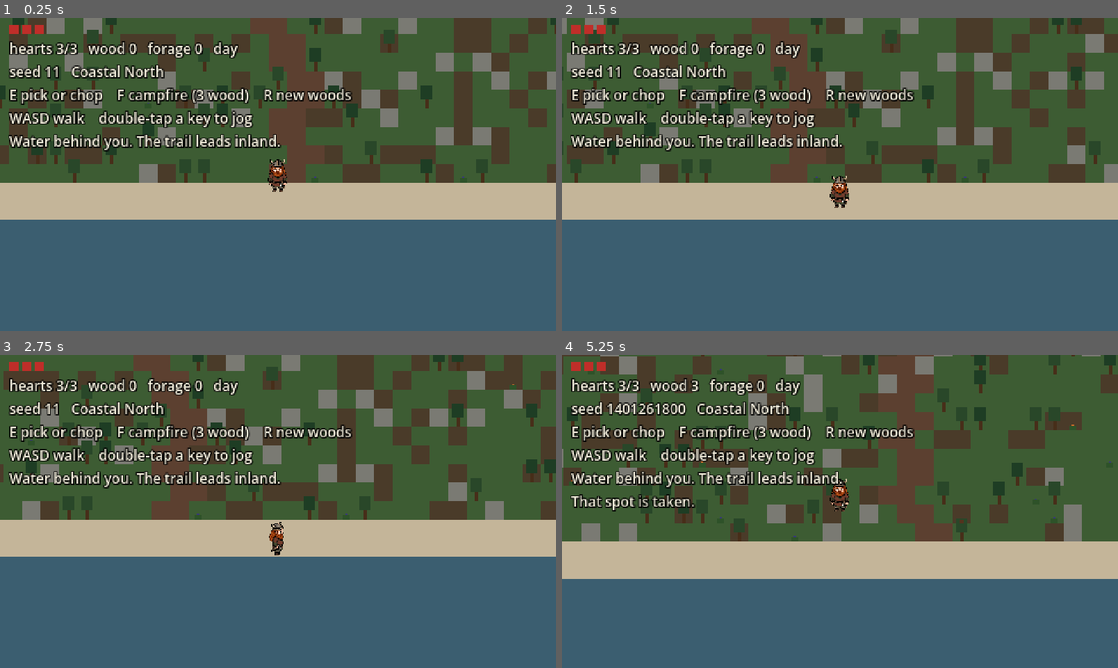
Above: before the commit, frames 1-4 (two rows, left to right).
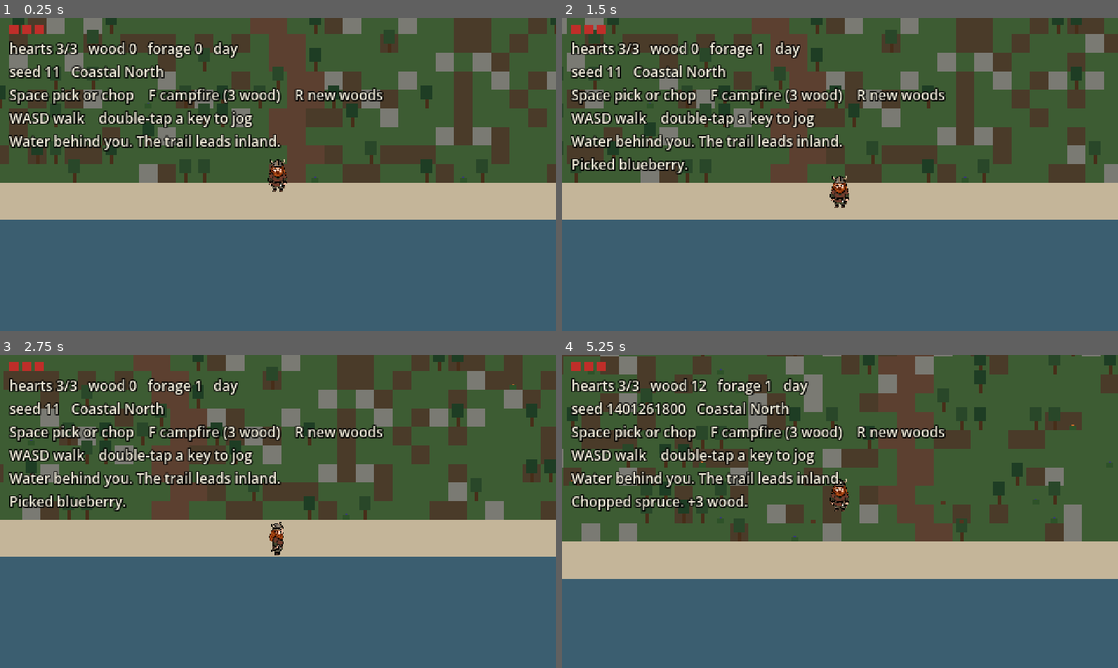
Above: after the commit, the same moments.

Repository: sam-dev-site/leif-in-the-wind
Game: Godot game, scene res://world/world.tscn
Same seed, same stepped clock (60 frames per second), same inputs: the game is played once before the commit and once after it.
Inputs:
- Up to frame 1 (0.25 s): no input
- Up to frame 2 (1.5 s): tap Enter at 0.5 s; hold D 0.53-1.28 s; tap E at 0.6 s; tap Space at 0.77, 0.8, 1.07, 1.35 s; hold S from 1.28 s (still down)
- Up to frame 3 (2.75 s): tap Space at 1.52, 1.82, 2, 2.3 s; tap E at 1.55, 2.1 s; release S at 2.03 s; hold D from 2.03 s (still down)
- Up to frame 4 (5.25 s): release D at 2.78 s; hold W 2.78-3.53 s; tap R at 2.85 s; tap Space at 3.02, 3.32, 3.77, 3.8, 4.07, 4.52, 4.82, 5.1 s; tap E at 3.05, 4.35 s; hold A 3.53-5.03 s; tap F at 3.6 s; hold S from 5.03 s (still down)

The runs differ from the first frame. In frame 1, 2.0% of the frame differs, in the area x 1-69%, y 22-28%; in frame 2, 2.7%; in frame 3, 2.7%; in frame 4, 3.6%, in the area x 1-69%, y 7-54%.

Commit message:
Use Space to pick and chop. F still lights the fire.
The owner asked for Space as the gather and wood button while playing.

Co-authored-by: sam-dev-site <sam-dev-site@users.noreply.github.com>

Diff:
--- a/game/tests/run.gd
+++ b/game/tests/run.gd
@@ -151,7 +151,7 @@
 
 
 func _test_facing_gates_the_tile_in_front() -> void:
-	print("E uses the tile in front")
+	print("Space uses the tile in front")
 	var interact := Interact.new()
 	var tile := float(ChunkGenerator.TILE)
 	var origin := Vector2((4.0 + 0.5) * tile, (6.0 + 0.5) * tile)
@@ -376,7 +376,7 @@
 	_expect(text.contains("wood 3"), "wood count is on the hud")
 	_expect(text.contains("forage 2"), "forage count is on the hud")
 	_expect(text.contains("night"), "the phase is on the hud")
-	_expect(text.contains("E pick or chop"), "pick and chop are labeled")
+	_expect(text.contains("Space pick or chop"), "pick and chop are labeled")
 	_expect(text.contains("F campfire"), "the campfire key is labeled")
 	_expect(text.contains("Campfire lit."), "the last action is on the hud")
 	_expect(supplies.hearts == 3, "the hud line does not spend hearts")
--- a/game/world/hud.gd
+++ b/game/world/hud.gd
@@ -27,7 +27,7 @@
 	var lines := (
 		"hearts %d/%d   wood %d   forage %d   %s\n"
 		+ "seed %d   %s\n"
-		+ "E pick or chop    F campfire (%d wood)    R new woods\n"
+		+ "Space pick or chop    F campfire (%d wood)    R new woods\n"
 		+ "WASD walk    double-tap a key to jog\n"
 		+ "Water behind you. The trail leads inland."
 	) % [
@@ -55,6 +55,7 @@
 	_shadow.autowrap_mode = TextServer.AUTOWRAP_WORD
 	_shadow.size = Vector2(464, 140)
 	_shadow.mouse_filter = Control.MOUSE_FILTER_IGNORE
+	_shadow.focus_mode = Control.FOCUS_NONE
 	add_child(_shadow)
 	_label = Label.new()
 	_label.position = Vector2(8, 18)
@@ -65,6 +66,7 @@
 	_label.autowrap_mode = TextServer.AUTOWRAP_WORD
 	_label.size = Vector2(464, 140)
 	_label.mouse_filter = Control.MOUSE_FILTER_IGNORE
+	_label.focus_mode = Control.FOCUS_NONE
 	add_child(_label)
 
 
@@ -74,5 +76,6 @@
 		pip.size = Vector2(8, 8)
 		pip.position = Vector2(8 + _pips.size() * 11, 6)
 		pip.mouse_filter = Control.MOUSE_FILTER_IGNORE
+		pip.focus_mode = Control.FOCUS_NONE
 		add_child(pip)
 		_pips.append(pip)
--- a/game/world/interact.gd
+++ b/game/world/interact.gd
@@ -1,7 +1,7 @@
 class_name Interact
 extends Node
 
-## E uses the prop on Leif's tile, or a prop on a neighboring tile he is facing.
+## Space uses the prop on Leif's tile, or a prop on a neighboring tile he is facing.
 ## Positions are chunk-local, same space as the player and the colored-box props.
 
 const MIN_FACING_DOT := 0.5
@@ -96,7 +96,7 @@
 	if not event is InputEventKey:
 		return
 	var key := event as InputEventKey
-	if not key.pressed or key.echo or key.keycode != KEY_E:
+	if not key.pressed or key.echo or key.keycode != KEY_SPACE:
 		return
 	var target := best_target(player.position, player.facing_name(), chunk.prop_nodes())
 	var action := use_on(target)
Not shown, changed: docs/DECISIONS.md
Not shown, changed: docs/SLICE_0.md
Not shown, changed: docs/STATUS.md
